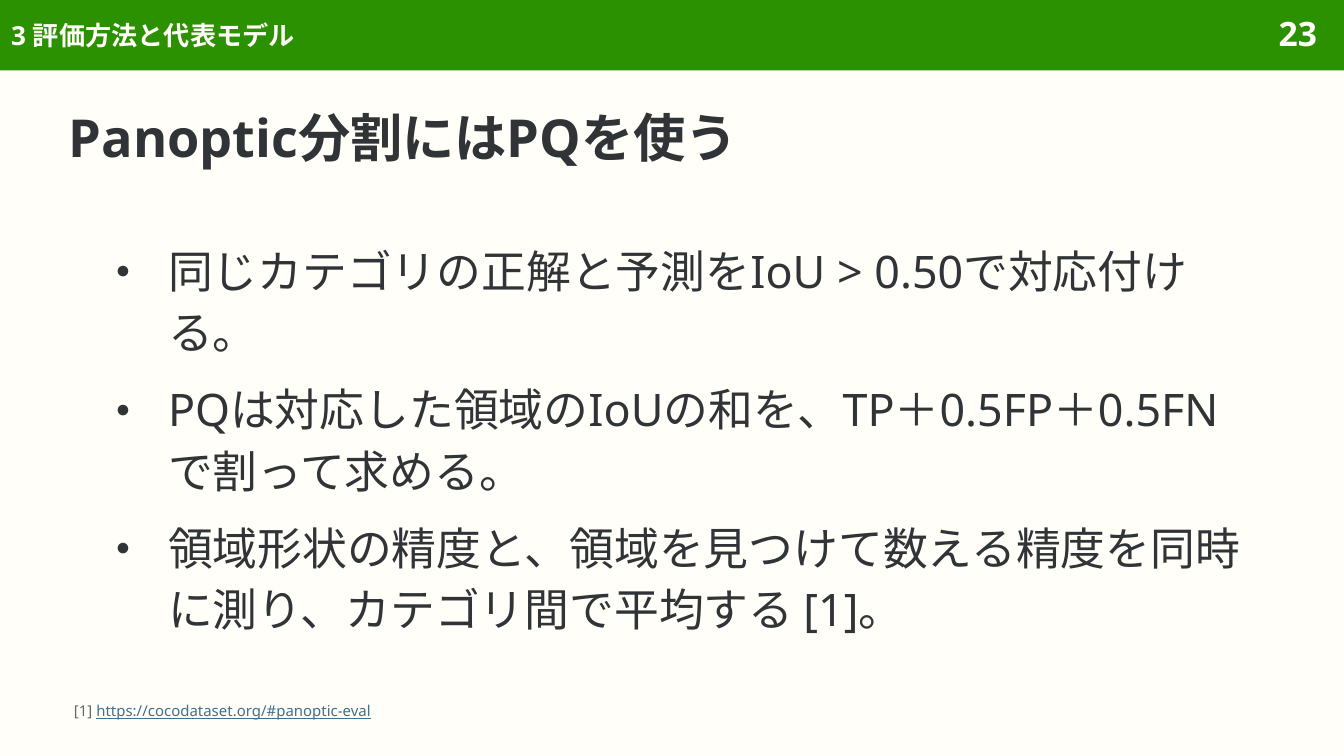
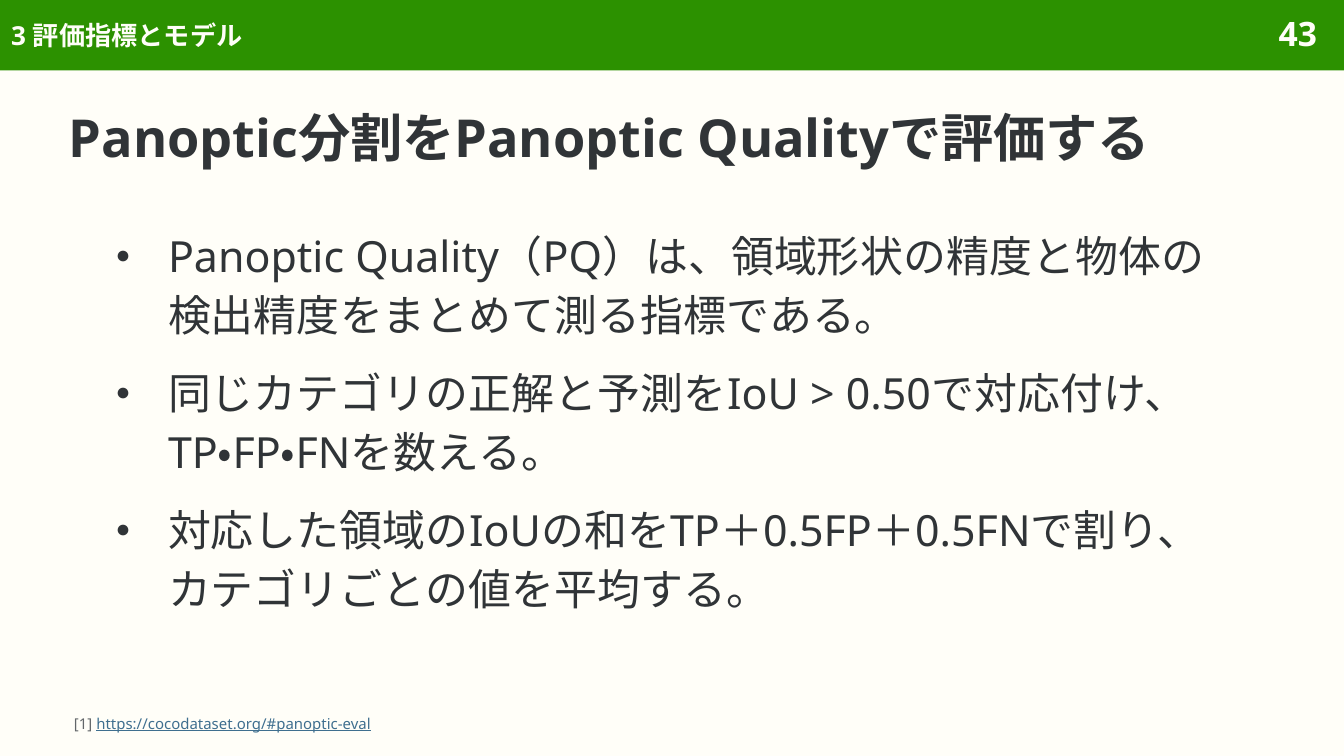
Before and after one commit to sasakiy84/datasets-in-10-minutes, a slide deck: slide 43 of slides/datasets-in-10-minutes-coco.pptx (slide 23 before the commit). Drawn at 1344x756 pixels with LibreOffice and Linux fonts; fonts in the diff are those of the drawing. Boxes give left, top, right and bottom in pixels: in the first picture for what was removed or moved away, otherwise in the second. Text is boxed around its words. In the diff, an @@ line names an element or a change of style, - is before the commit and + after.

```diff
--- a/slides/datasets-in-10-minutes-coco.pptx
+++ b/slides/datasets-in-10-minutes-coco.pptx
@@ title at [11, 22, 242, 48]: text changed @@
-3 評価方法と代表モデル
+3 評価指標とモデル
@@ page number at [1279, 21, 1317, 47]: text changed @@
-23
+43
@@ title at [69, 113, 1151, 170]: text changed @@
-Panoptic分割にはPQを使う
+Panoptic分割をPanoptic Qualityで評価する
@@ text at [168, 235, 1204, 609]: text changed; size 24 to 23 pt @@
-● 同じカテゴリの正解と予測をIoU > 0.50で対応付ける。
-● PQは対応した領域のIoUの和を、TP＋0.5FP＋0.5FNで割って求める。
-● 領域形状の精度と、領域を見つけて数える精度を同時に測り、カテゴリ間で平均する [1]。
+● Panoptic Quality（PQ）は、領域形状の精度と物体の検出精度をまとめて測る指標である。
+● 同じカテゴリの正解と予測をIoU > 0.50で対応付け、TP・FP・FNを数える。
+● 対応した領域のIoUの和をTP＋0.5FP＋0.5FNで割り、カテゴリごとの値を平均する。
@@ text "[1] https://cocodataset.org/#panoptic-eval": place and size @@
-text "[1] https://cocodataset.org/#panoptic-eval" at [74, 704, 370, 720]
+text "[1] https://cocodataset.org/#panoptic-eval" at [74, 717, 370, 733]
@@ text "[1] https://cocodataset.org/#panoptic-eval" at [74, 717, 370, 733]: line spacing 1.15 to 12pt @@
```
Also in this commit, not shown: 32 other slides changed, 22 slides added, 4 other files.
